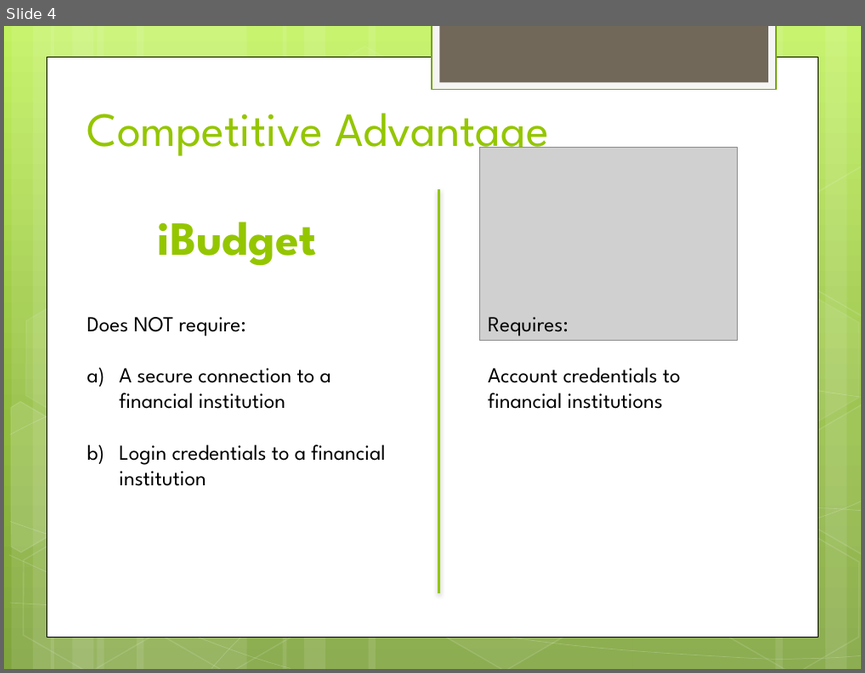
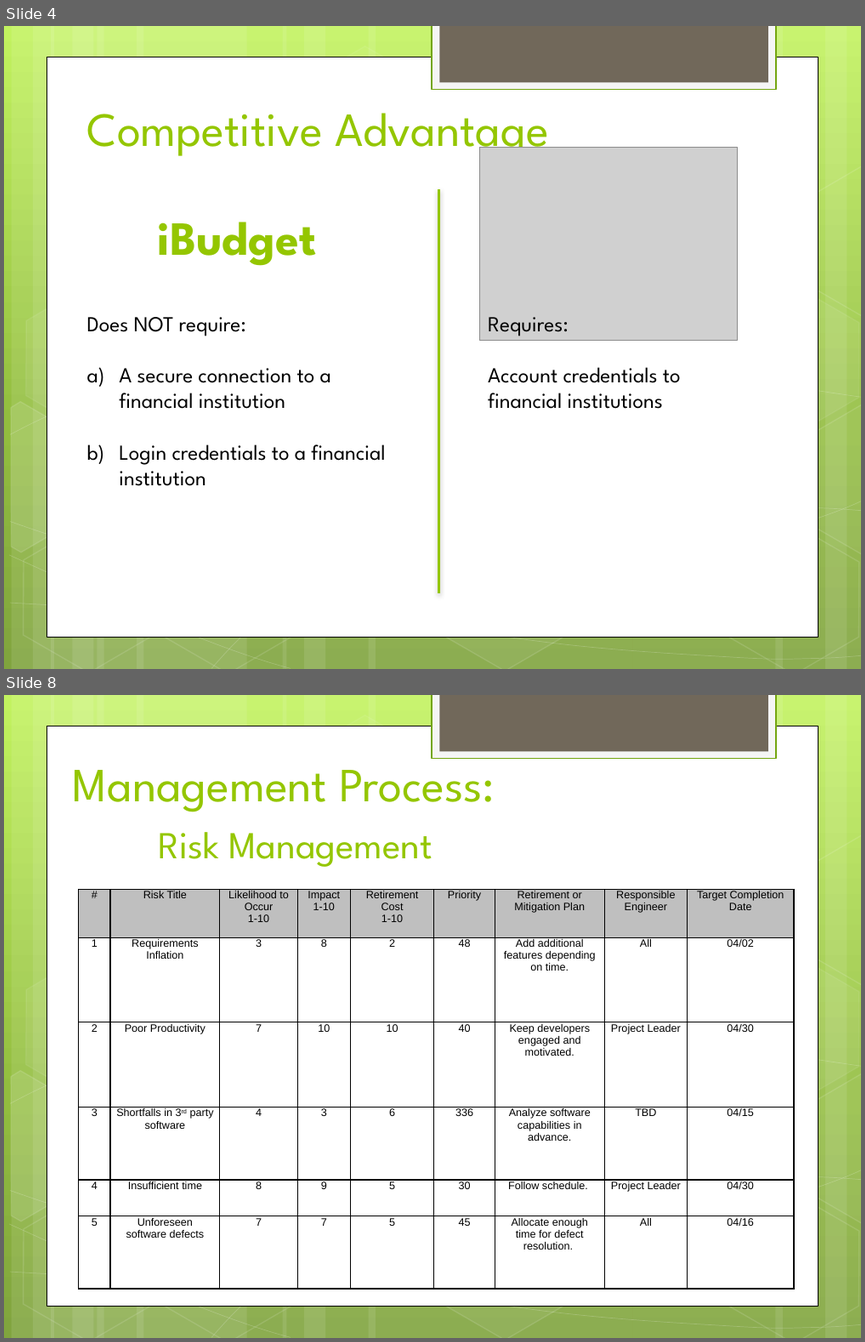
Before and after one commit to hiyenwong/cs679-b1-class-project, a slide deck: deliverables/final/Final Presentation.pptx. Shown one above the other, each under a label of ours: slide 4 before the commit, slides 4 and 8 after it; the slides between them are not shown. The pictures are 865x673 and 865x1342 pixels, drawn with LibreOffice and Linux fonts; fonts in the diff are those of the drawing; grey boxes stand for pictures. Boxes give left, top, right and bottom in pixels: in the first picture for what was removed or moved away, otherwise in the second. Text is boxed around its words. In the diff, an @@ line names an element or a change of style, - is before the commit and + after.

```diff
--- a/deliverables/final/Final Presentation.pptx
+++ b/deliverables/final/Final Presentation.pptx
@@ slide 8 added at [4,695,861,1338], background gradient #C3F35F to #93BF3F to #81A53E; not listed: 31 template elements that a slide beside it also shows @@
@@ title added at [73,754,494,867], 40 pt, text #94C600 @@
+Management Process:
+Risk Management
@@ table added at [79,890,794,1289], 6 rows, 9 columns @@
+# | Risk Title | Likelihood to Occur / 1-10 | Impact / 1-10 | Retirement Cost / 1-10 | Priority | Retirement or Mitigation Plan | Responsible Engineer | Target Completion Date
+1 | Requirements Inflation | 3 | 8 | 2 | 48 | Add additional features depending on time. | All | 04/02
+2 | Poor Productivity | 7 | 10 | 10 | 40 | Keep developers engaged and motivated. | Project Leader | 04/30
+3 | Shortfalls in 3rd party software | 4 | 3 | 6 | 336 | Analyze software capabilities in advance. | TBD | 04/15
+4 | Insufficient time | 8 | 9 | 5 | 30 | Follow schedule. | Project Leader | 04/30
+5 | Unforeseen software defects | 7 | 7 | 5 | 45 | Allocate enough time for defect resolution. | All | 04/16
```
Also in this commit, not shown: 1 slide changed, 6 other slides added, 2 slides removed.
